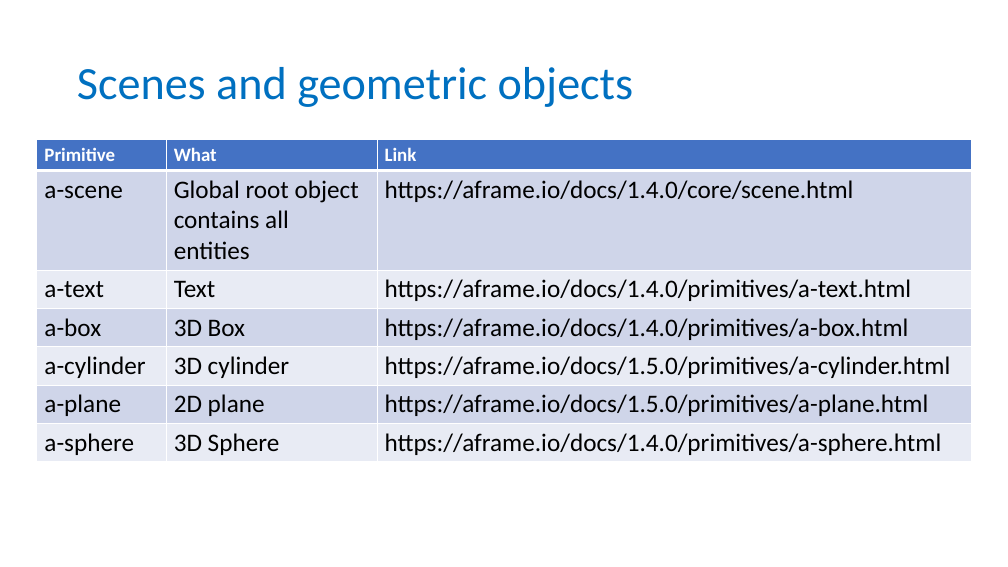
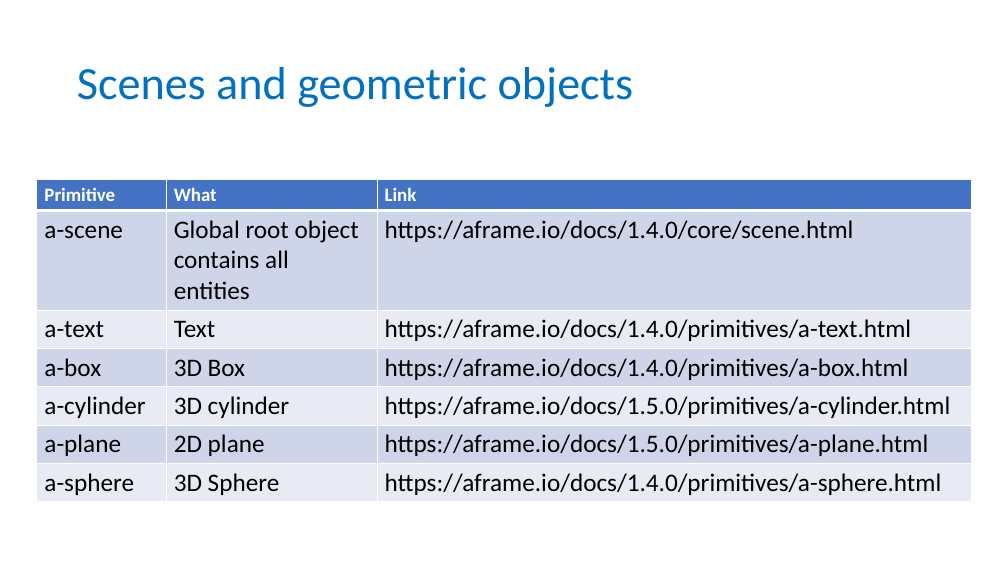
Before and after one commit to wonder-phil/UEMCON-2025, a slide deck: slide 7 of p02/A-frame-geometric-objects.pptx. Drawn at 1008x567 pixels with LibreOffice and Linux fonts; fonts in the diff are those of the drawing. Boxes give left, top, right and bottom in pixels: in the first picture for what was removed or moved away, otherwise in the second. Text is boxed around its words. In the diff, an @@ line names an element or a change of style, - is before the commit and + after.

```diff
--- a/p02/A-frame-geometric-objects.pptx
+++ b/p02/A-frame-geometric-objects.pptx
@@ table moved from (x1=37, y1=140, x2=972, y2=459) to (x1=37, y1=180, x2=972, y2=499) @@
```
Also in this commit, not shown: 3 other slides changed, 7 other files.
